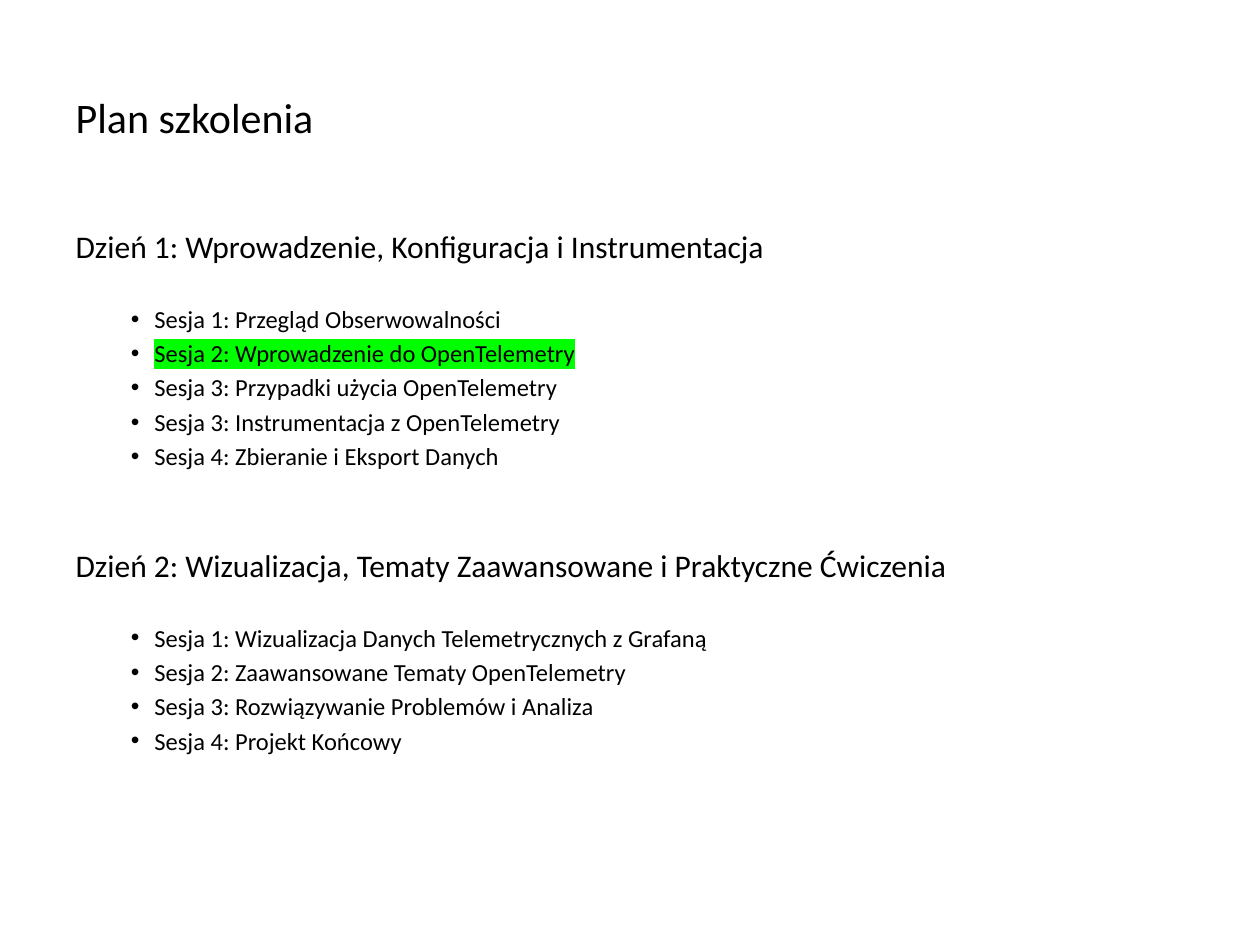
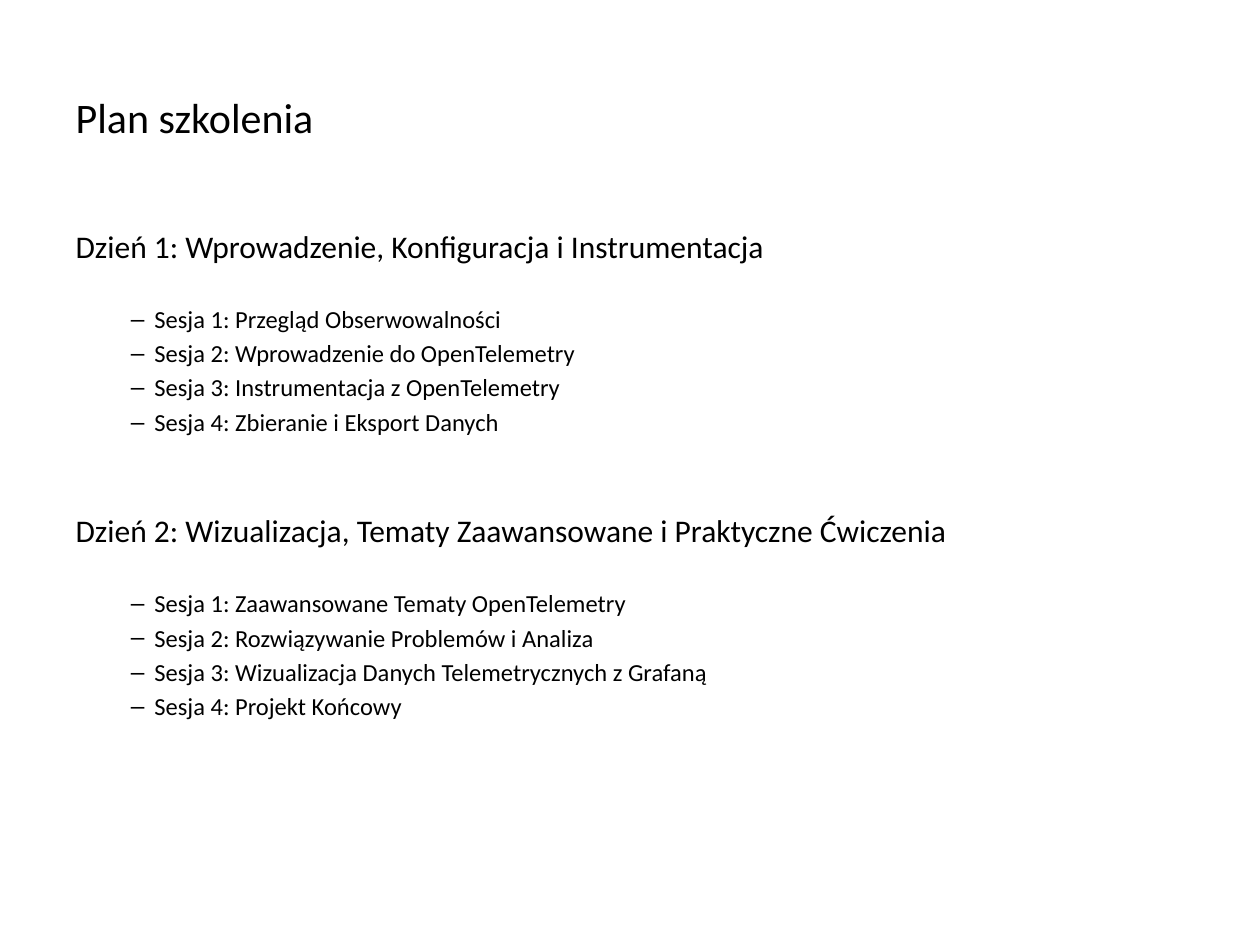
Before and after one commit to Kapsztajn/otel_training_python, a slide deck: slide 2 of otel teoria/Day 1 session 1.2 Wprowadzenie do OpenTelemetry.pptx. Drawn at 1260x945 pixels with LibreOffice and Linux fonts; fonts in the diff are those of the drawing. Boxes give left, top, right and bottom in pixels: in the first picture for what was removed or moved away, otherwise in the second. Text is boxed around its words. In the diff, an @@ line names an element or a change of style, - is before the commit and + after.

```diff
--- a/otel teoria/Day 1 session 1.2 Wprowadzenie do OpenTelemetry.pptx
+++ b/otel teoria/Day 1 session 1.2 Wprowadzenie do OpenTelemetry.pptx
@@ text at box(154, 311, 575, 720): highlight #00FF00 to none in "Sesja 2: Wprowadzenie do OpenTelemetry"; bullet • to – @@
@@ text at box(154, 379, 557, 401): paragraph removed @@
-  • Sesja 3: Przypadki użycia OpenTelemetry
@@ text at box(154, 595, 707, 686): text changed @@
-  • Sesja 1: Wizualizacja Danych Telemetrycznych z Grafaną
-  • Sesja 2: Zaawansowane Tematy OpenTelemetry
-  • Sesja 3: Rozwiązywanie Problemów i Analiza
+  – Sesja 1: Zaawansowane Tematy OpenTelemetry
+  – Sesja 2: Rozwiązywanie Problemów i Analiza
+  – Sesja 3: Wizualizacja Danych Telemetrycznych z Grafaną
```
Also in this commit, not shown: 27 other slides changed, 23 other files.
